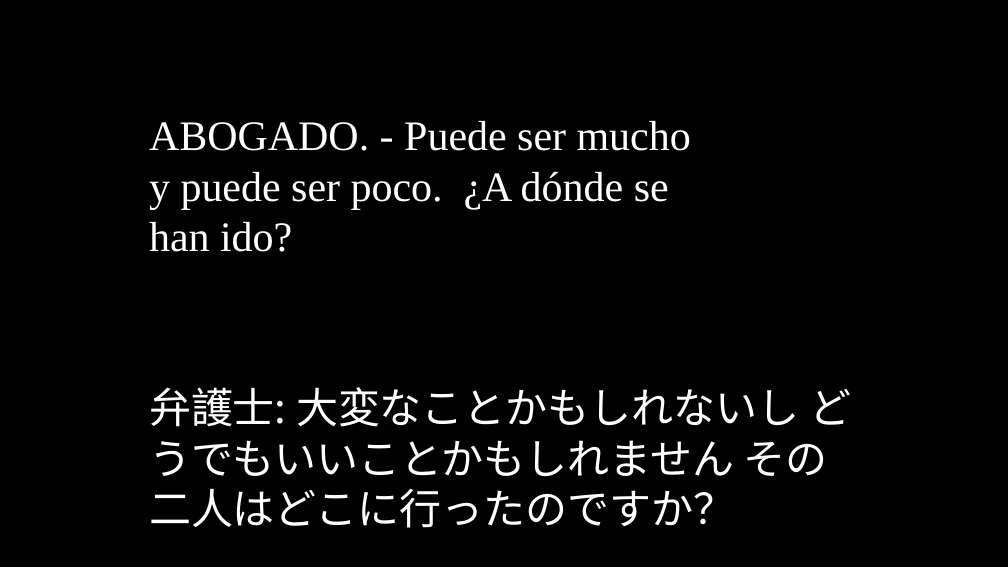
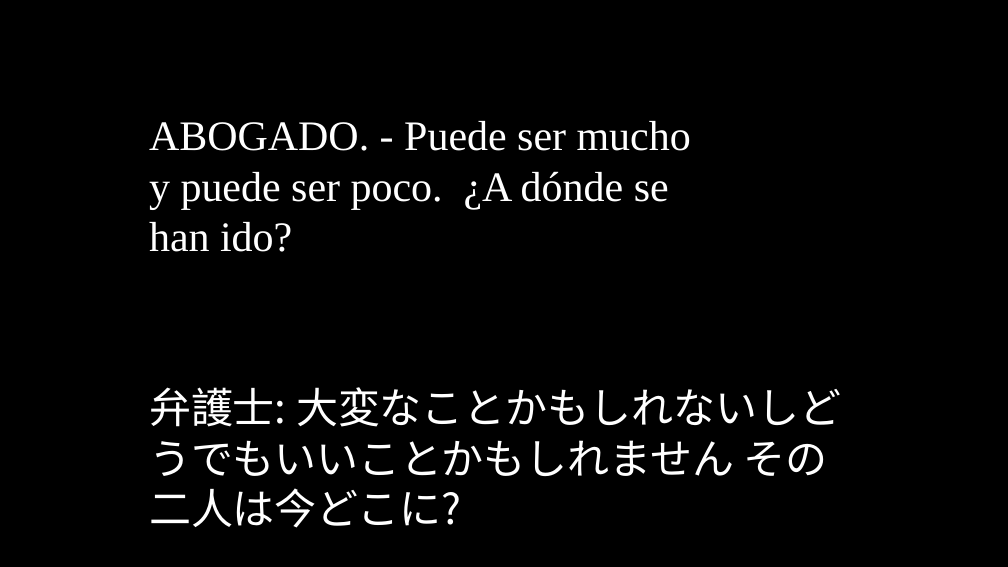
Before and after one commit to oulcggc/lang-drama-caption, a slide deck: slide 64 of complete-cap.pptx. Drawn at 1008x567 pixels with LibreOffice and Linux fonts; fonts in the diff are those of the drawing. Boxes give left, top, right and bottom in pixels: in the first picture for what was removed or moved away, otherwise in the second. Text is boxed around its words. In the diff, an @@ line names an element or a change of style, - is before the commit and + after.

```diff
--- a/complete-cap.pptx
+++ b/complete-cap.pptx
@@ text at (149,387,842,528): text changed @@
-弁護士: 大変なことかもしれないし どうでもいいことかもしれません その二人はどこに行ったのですか？
+弁護士: 大変なことかもしれないしどうでもいいことかもしれません その二人は今どこに?
```
Also in this commit, not shown: 66 other slides changed, 1 slide removed, 3 other files.
